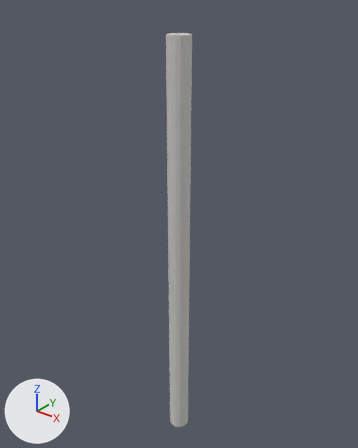
Two versions of the glTF model public/models/authoring/pile-400.glb, one commit apart.
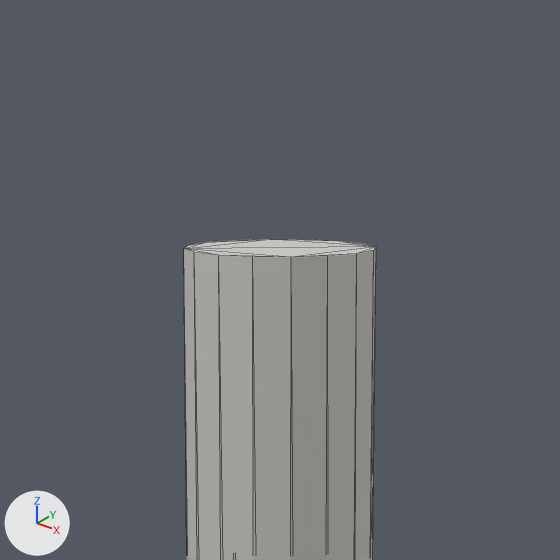
The first picture shows the older version from a 50 mm lens placed at (5.01, -6.26, 0.69), pointed at (-0.18, 0.22, -3.33). The close-ups show the older and then the newer version on the part from 39% to 61% of the width and 0% to 17% of the height of that picture. Only the edits that show in the close-ups are written down. Every picture has the same lights, and +X, +Y and +Z are marked at lower left. The close-ups show mesh edges as thin lines. Where no turn or scale is listed for an object, it has been applied to the vertices.

The first close-up shows 'Pile'.
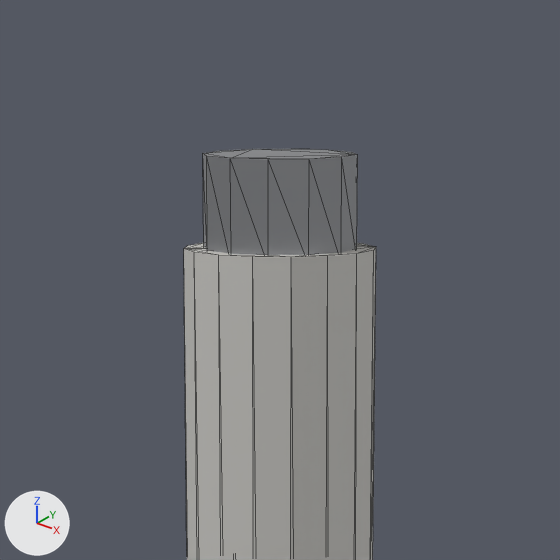
Pixel boxes (x1, y1, x2, y2) of what changed, in the close-ups (560 x 560 px):
'Cage', added
    after: (203, 149, 358, 255)

The change, as a list of edits to the scene's bpy script:
```text
Add mat_a_steel:
    mat_a_steel = principled_material('A_Steel')
    mat_a_steel.base_color = (0.4, 0.41, 0.43)  # grey #aaacaf
    mat_a_steel.metallic = 0.88
    mat_a_steel.roughness = 0.38
Add me_cage:
    me_cage.from_pydata(...)  # a 12-sided cylinder along z spanning x -0.16..0.16, y -0.16..0.16, z -0.02..0.18
    me_cage.materials.append(mat_a_steel)  # grey #aaacaf
Add ob_cage:
    ob_cage = bpy.data.objects.new('Cage', me_cage)
    ob_cage.location = (0.0, 0.0, 0.0)
```
